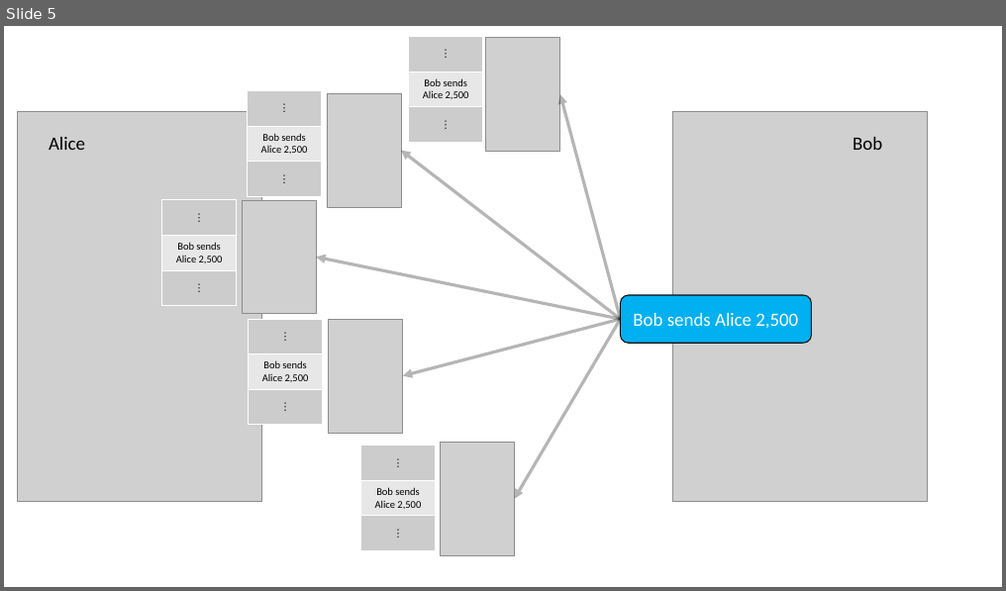
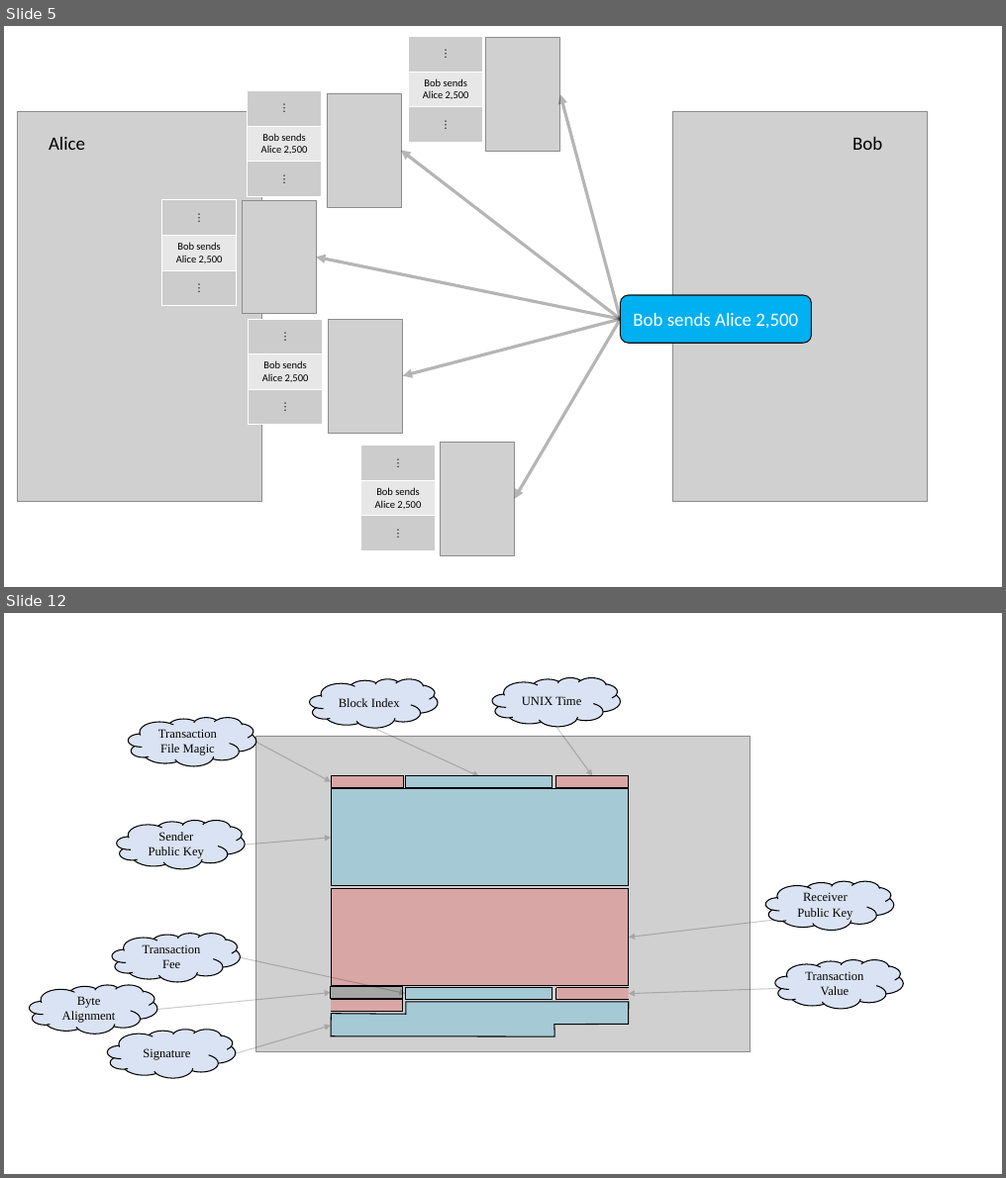
Before and after one commit to Michael-K-Stein/GreenCoin, a slide deck: Thesis/Images/Graphics.pptx. Shown one above the other, each under a label of ours: slide 5 before the commit, slides 5 and 12 after it; the slides between them are not shown. The pictures are 1006x591 and 1006x1178 pixels, drawn with LibreOffice and Linux fonts; fonts in the diff are those of the drawing; grey boxes stand for pictures. Boxes give left, top, right and bottom in pixels: in the first picture for what was removed or moved away, otherwise in the second. Text is boxed around its words. In the diff, an @@ line names an element or a change of style, - is before the commit and + after.

```diff
--- a/Thesis/Images/Graphics.pptx
+++ b/Thesis/Images/Graphics.pptx
@@ slide 12 added at box(4, 613, 1002, 1174), background #FFFFFF @@
@@ group added at box(30, 678, 903, 1078): 9 rectangles, 9 arrows, 9 clouds, 6 lines, 1 picture, 1 freeform shape @@
+Transaction File Magic
+Block Index
+UNIX Time
+Sender Public Key
+Receiver Public Key
+Transaction Fee
+Transaction Value
+Signature
+Byte Alignment
```
Also in this commit, not shown: 9 other slides added, 1 slide removed, 27 other files.
